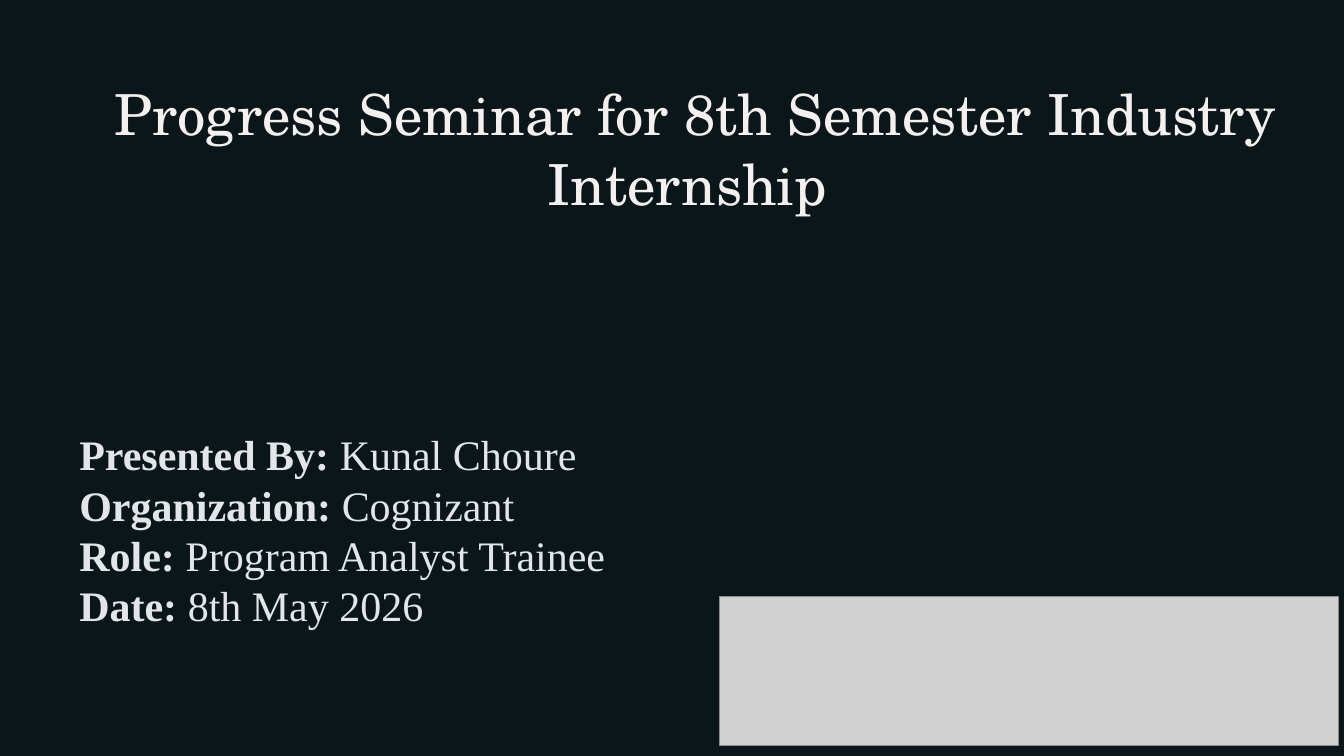
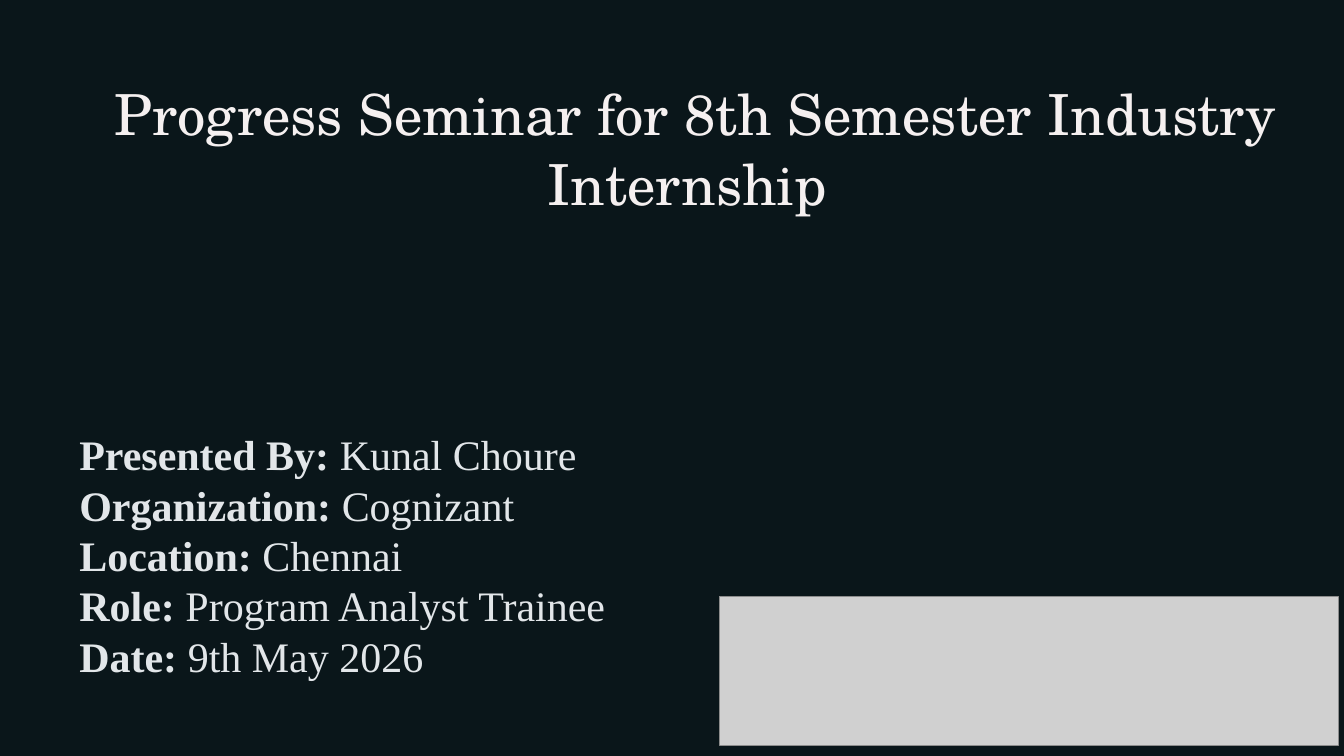
Before and after one commit to KUNALCHOURE/presentation, a slide deck: slide 1 of Second_Progress_Seminar_Updated (1) (1).pptx. Drawn at 1344x756 pixels with LibreOffice and Linux fonts; fonts in the diff are those of the drawing; grey boxes stand for pictures; background and template pictures are left out; a plain dark background stands for a picture behind light text. Boxes give left, top, right and bottom in pixels: in the first picture for what was removed or moved away, otherwise in the second. Text is boxed around its words. In the diff, an @@ line names an element or a change of style, - is before the commit and + after.

```diff
--- a/Second_Progress_Seminar_Updated (1) (1).pptx
+++ b/Second_Progress_Seminar_Updated (1) (1).pptx
@@ text at box(79, 542, 402, 572): paragraph added @@
+Location: Chennai
@@ text at box(79, 643, 423, 680): text changed @@
-Date: 8th May 2026
+Date: 9th May 2026
```
Also in this commit, not shown: 7 other slides changed, 5 slides added.
